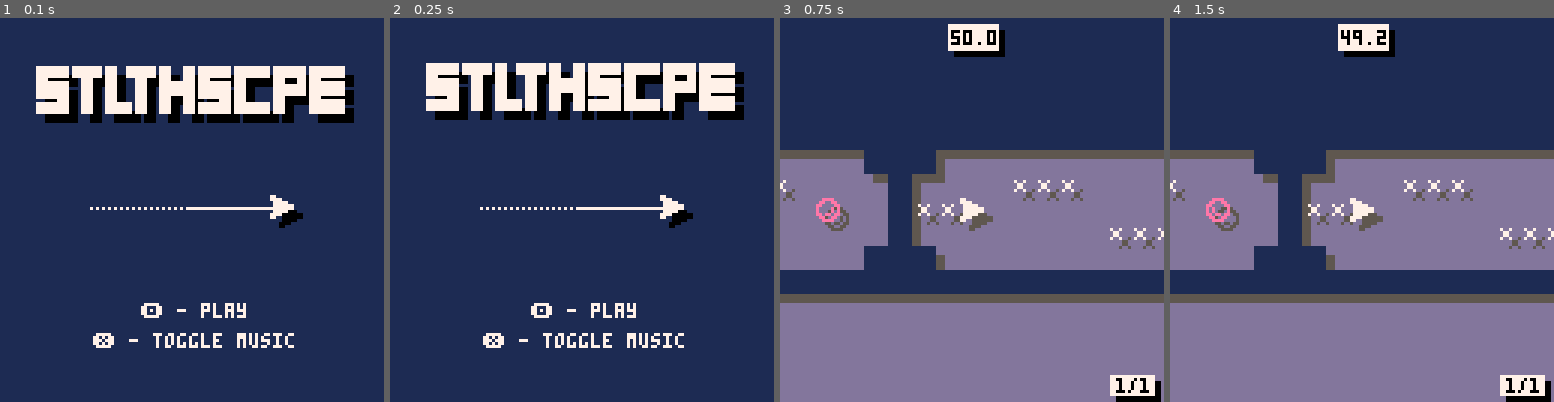
Above: before the commit, frames 1-4 (left to right).
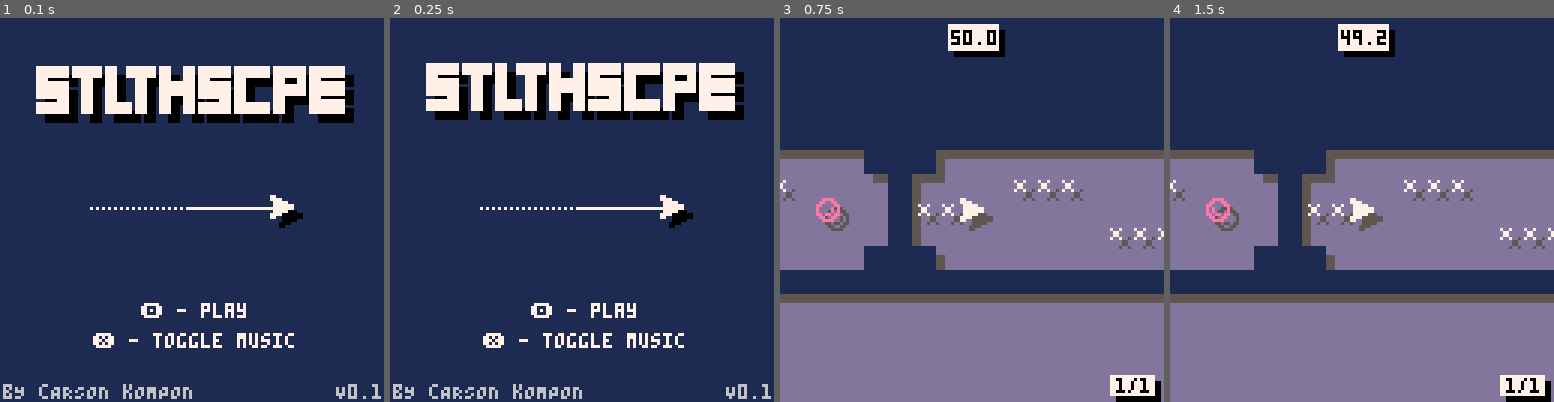
Above: after the commit, the same moments.

Repository: AndreasWebdev/StealthscapeSite
Game: PICO-8 cartridge pico8/stealthscape.p8
Same seed, same stepped clock (60 frames per second), same inputs: the game is played once before the commit and once after it.
Inputs:
- Up to frame 1 (0.1 s): no input
- Up to frame 2 (0.25 s): no input
- Up to frame 3 (0.75 s): tap X (X key) at 0.33 s; tap O (Z key) at 0.7 s
- Up to frame 4 (1.5 s): tap X (X key) at 1.07 s

The runs differ from the first frame. In frame 1, 0.9% of the frame differs, in the area x 0-100%, y 95-100%; in frame 2, 0.9%; in frame 3, nothing differs; in frame 4, nothing differs.

Commit message:
pico8 added versionnum

Diff:
--- a/pico8/stealthscape.p8
+++ b/pico8/stealthscape.p8
@@ -5,6 +5,7 @@
 --by carson kompon
 t=0
 function _init()
+	gamever="V0.1"
 	cartdata("carsonk_stlthscp")
 	menuitem(1, "return to title", return_to_title)
 	music(0,10000)
@@ -703,6 +704,9 @@
 	print(st,63-#st*2,95)
 	st = "❎ - toggle music"
 	print(st,63-#st*2,105)
+	color(6)
+	print("bY cARSON kOMPON",1,127-5)
+	print(gamever,128-#gamever*4,127-5)
 end
 
 --in-game
Not shown, changed: the thumbnail (__label__) section of pico8/stealthscape.p8
Not shown, changed: pico8/stealthscape.html
Not shown, changed: pico8/stealthscape.js
